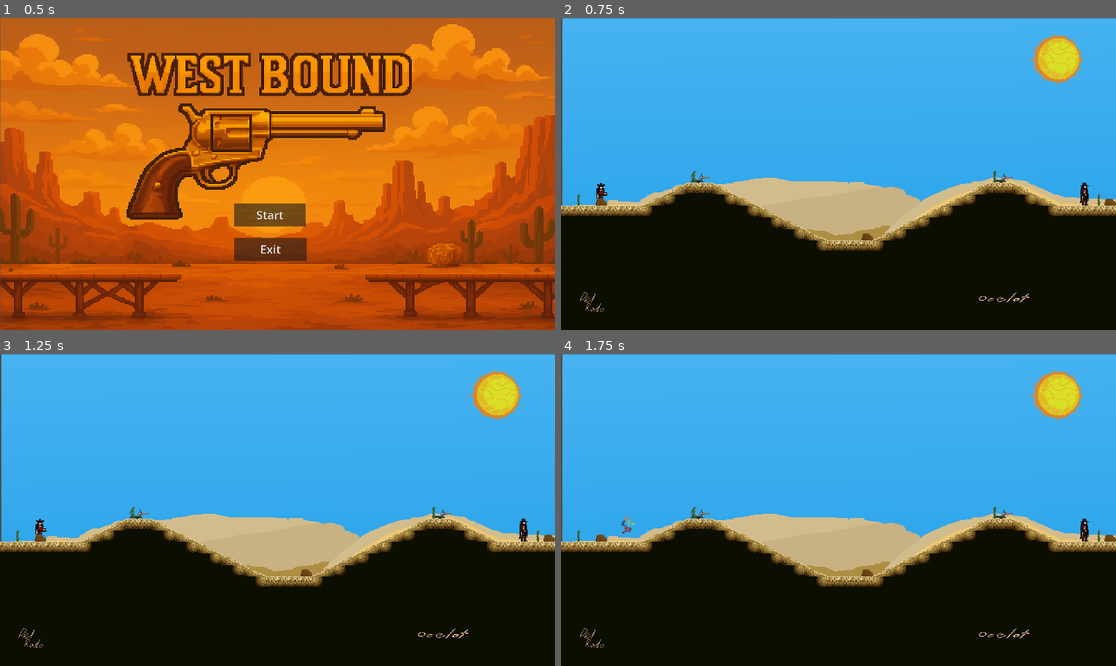
Above: before the commit, frames 1-4 (two rows, left to right).
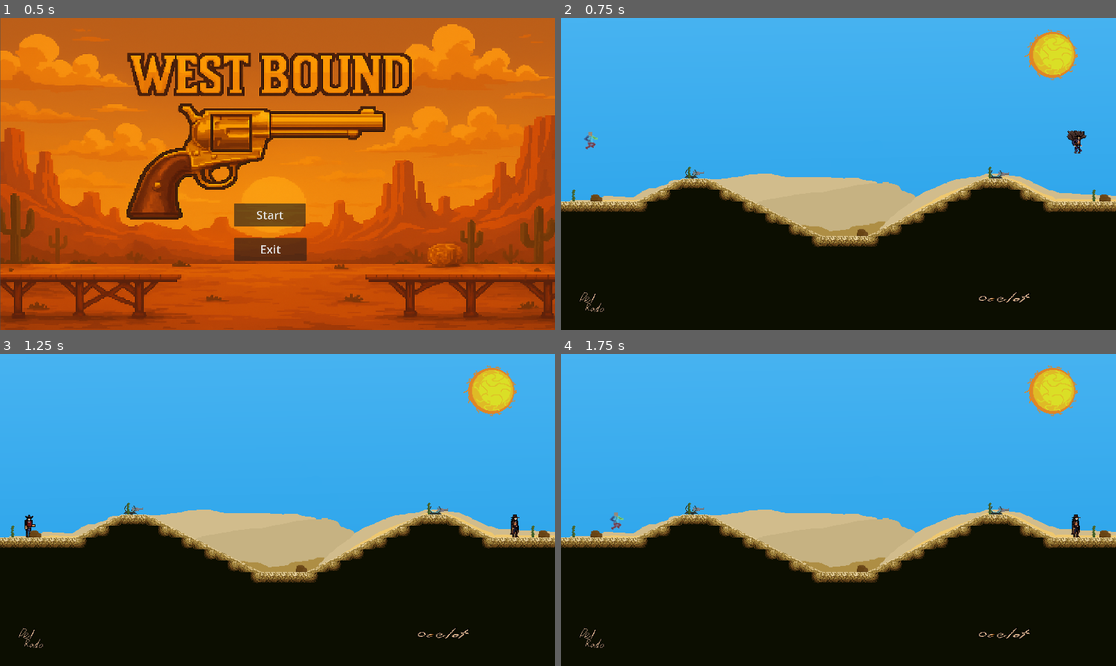
Above: after the commit, the same moments.

Repository: Sean-Suggitt/West-Bound
Game: Godot game, scene res://Scenes/main_menu.tscn
Same seed, same stepped clock (60 frames per second), same inputs: the game is played once before the commit and once after it.
Inputs:
- Up to frame 1 (0.5 s): no input
- Up to frame 2 (0.75 s): click "Start" at 0.5 s
- Up to frame 3 (1.25 s): no input
- Up to frame 4 (1.75 s): hold D (P1_right) from 1.28 s (still down); tap J (P1_fire) at 1.35 s; tap Space (P1_jump) at 1.52 s

Frame 1 is identical in both runs. In frame 2, 7.4% of the frame differs, in the area x 0-100%, y 0-75%; in frame 3, 7.3%; in frame 4, 7.3%.

Commit message:
Quick Changes

Diff:
--- a/West Bound/Scenes/Levels/Cave Level.tscn
+++ b/West Bound/Scenes/Levels/Cave Level.tscn
@@ -98,7 +98,6 @@
 sources/0 = SubResource("TileSetAtlasSource_brlvu")
 
 [node name="Cave Level Root" type="Node2D" groups=["World"]]
-position = Vector2(2, -132)
 
 [node name="DynamicPackage" parent="." instance=ExtResource("3_xmn46")]
 
--- a/West Bound/Scenes/Levels/desert_level.tscn
+++ b/West Bound/Scenes/Levels/desert_level.tscn
@@ -94,19 +94,17 @@
 }]
 
 [node name="Level root" type="Node2D"]
-position = Vector2(1, 83)
 
 [node name="DynamicPackage" parent="." instance=ExtResource("5_mnret")]
-position = Vector2(-15, -92)
 
 [node name="GunHolder" parent="." groups=["GunHolders"] instance=ExtResource("1_sqytp")]
-position = Vector2(-211, -80)
+position = Vector2(-204, 6)
 
 [node name="GunHolder2" parent="." groups=["GunHolders"] instance=ExtResource("1_sqytp")]
-position = Vector2(208, -80)
+position = Vector2(218, 7)
 
 [node name="TileMapLayer" type="TileMapLayer" parent="."]
-position = Vector2(1, 0)
+position = Vector2(9, 86)
 tile_map_data = PackedByteArray("AAD//wAAAAACAAEAAAAAAAAAAAACAAEAAAABAAAAAAACAAEAAAD+/wAAAAACAAEAAAD+/wEAAAACAAIAAAD+/w …(11488 unchanged characters)…
 tile_set = SubResource("TileSet_xpolh")
 
@@ -120,7 +118,7 @@
 sprite_frames = SubResource("SpriteFrames_di2sv")
 
 [node name="SpawnP1" type="Node2D" parent="." groups=["spawn_P1"]]
-position = Vector2(-336, -50)
+position = Vector2(-343, -52)
 
 [node name="SpawnP2" type="Node2D" parent="." groups=["spawn_P2"]]
 position = Vector2(332, -50)
--- a/West Bound/Scenes/Levels/dynamic_package.tscn
+++ b/West Bound/Scenes/Levels/dynamic_package.tscn
@@ -9,7 +9,7 @@
 zoom = Vector2(2.5, 2.5)
 
 [node name="Player" parent="." groups=["player1"] instance=ExtResource("2_obj6c")]
-position = Vector2(-275, -26)
+position = Vector2(-31, -15)
 
 [node name="Player2" parent="." groups=["player2"] instance=ExtResource("4_vb66o")]
 position = Vector2(254, -13)
--- a/West Bound/Scripts/GameManager.gd
+++ b/West Bound/Scripts/GameManager.gd
@@ -159,6 +159,7 @@
 		print("Reconnected to player2 death signal after level change")
 
 
+
 	# Call the new reset method on both players to handle item clearing
 	if player1.has_method("reset_for_new_round"):
 		player1.reset_for_new_round()
